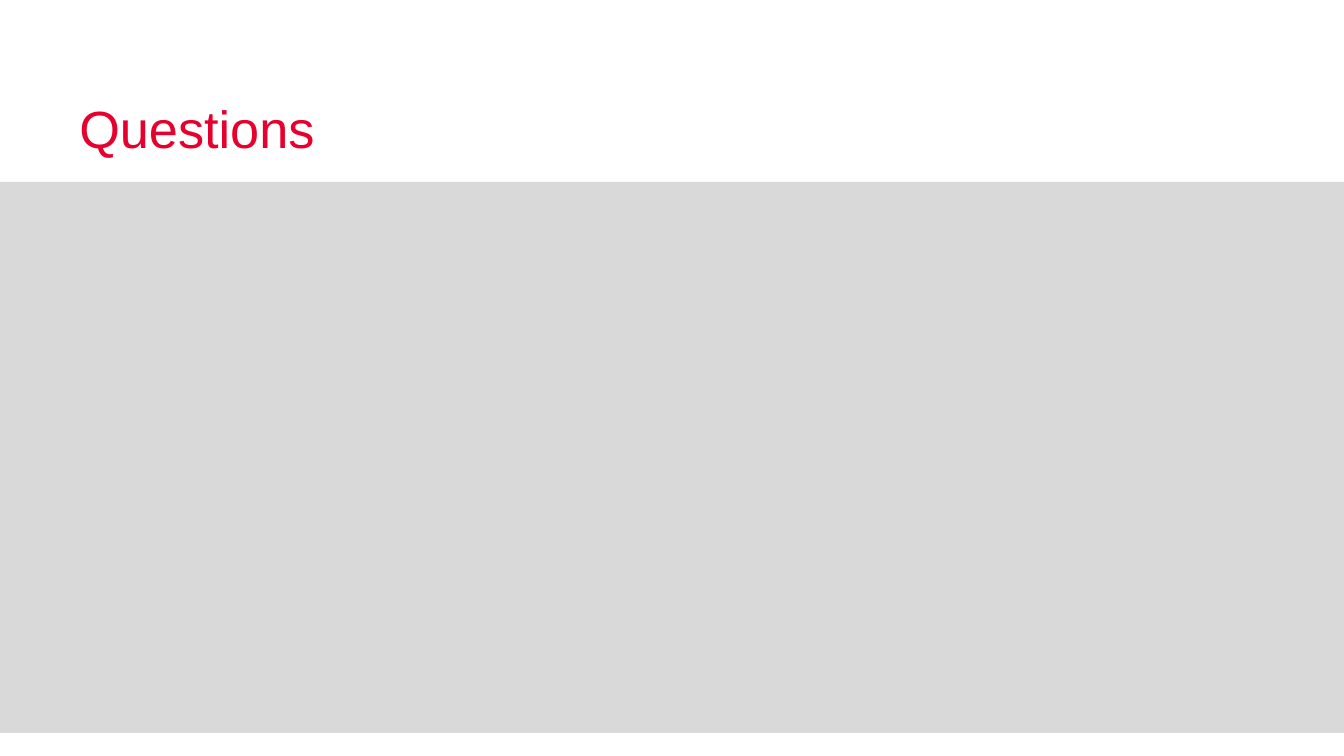
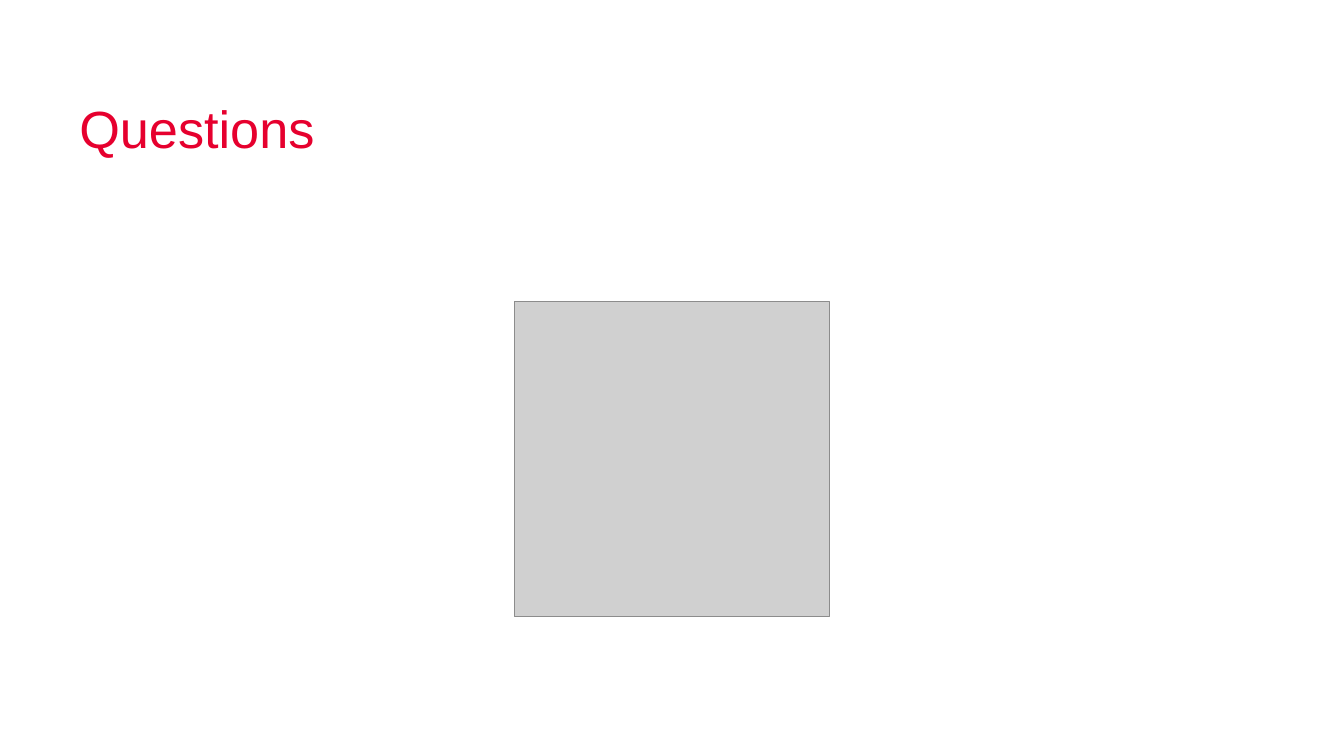
Before and after one commit to X-TPL/X-TPL, a slide deck: slide 16 of Presentations/26_05_26_Seminar.pptx (slide 13 before the commit). Drawn at 1344x756 pixels with LibreOffice and Linux fonts; fonts in the diff are those of the drawing; grey boxes stand for pictures; background and template pictures are left out. Boxes give left, top, right and bottom in pixels: in the first picture for what was removed or moved away, otherwise in the second. Text is boxed around its words. In the diff, an @@ line names an element or a change of style, - is before the commit and + after.

```diff
--- a/Presentations/26_05_26_Seminar.pptx
+++ b/Presentations/26_05_26_Seminar.pptx
@@ rectangle removed at [0, 181, 1344, 732] @@
@@ rectangle removed at [0, 284, 1344, 734] @@
@@ picture added at [515, 302, 829, 617] @@
```
Also in this commit, not shown: 9 other slides changed, 9 slides added, 3 slides removed.
